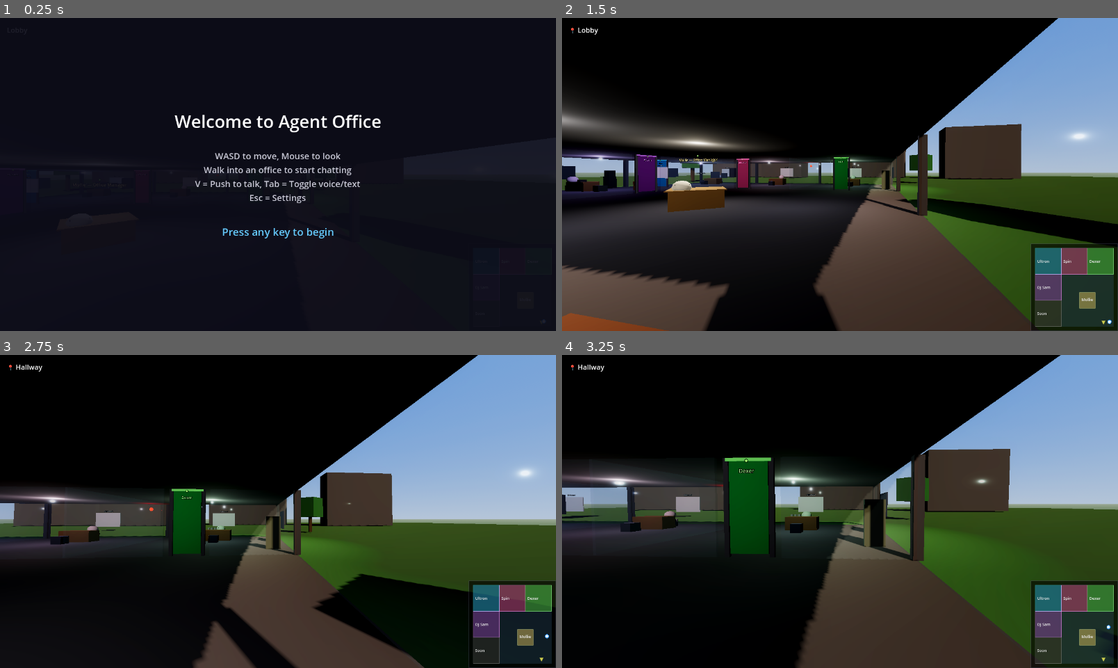
Above: before the commit, frames 1-4 (two rows, left to right).
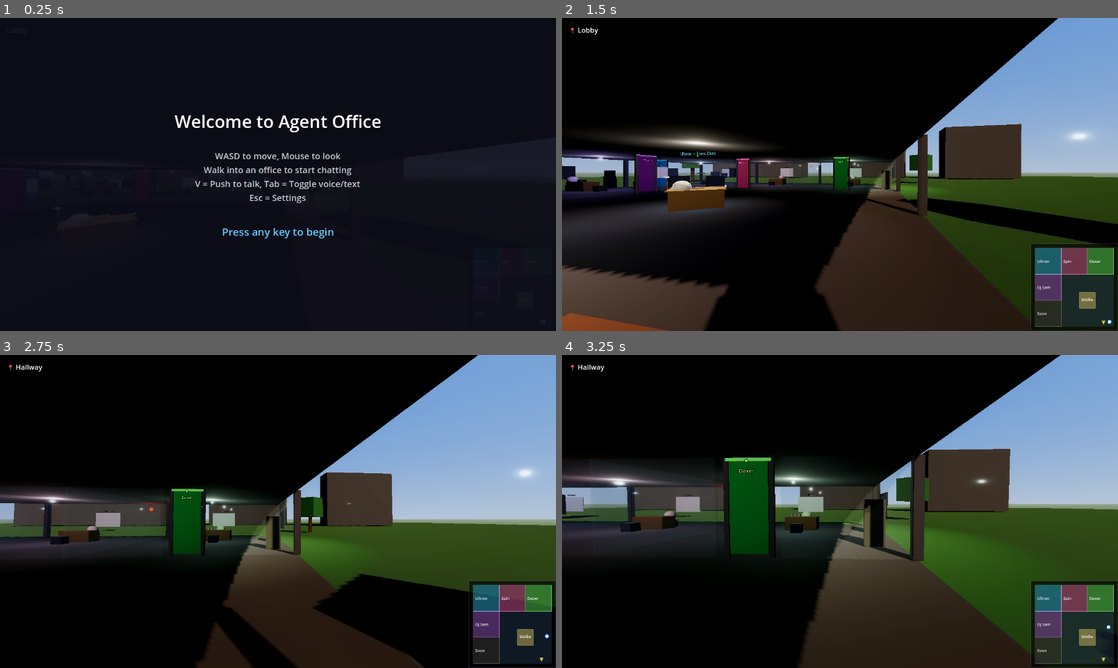
Above: after the commit, the same moments.

Repository: ultron02012026-agent/agent-office
Game: Godot game, scene res://scenes/main.tscn
The game is run twice, just before and just after one commit, with the same random seed, the same clock (stepped at 60 frames per second) and the same inputs.
Inputs (mouse positions are in pixels of both pictures, inside the frame that each line leads up to):
- Up to frame 1 (0.25 s): no input
- Up to frame 2 (1.5 s): tap Enter at 0.5 s; move the mouse to (962, 158) at 0.52 s; hold D (move_right) 0.53-1.28 s; click (962, 158) at 0.67 s; move the mouse to (812, 174) at 1.27 s; hold W (move_forward) from 1.28 s (still down)
- Up to frame 3 (2.75 s): keep holding W (move_forward); move the mouse to (289, 505) at 2.02 s
- Up to frame 4 (3.25 s): keep holding W (move_forward); move the mouse to (834, 517) at 2.77 s

The runs differ from the first frame. In frame 2, 11% of the frame differs, in the area x 0-86%, y 24-97%; in frame 3, 5.9%; in frame 4, less than 0.1%.

Commit message:
Mollie → Ultron front desk: dual monitors, keyboard, mug, desk lamp, blue accent light, updated label and system prompt

Diff:
--- a/scenes/main.tscn
+++ b/scenes/main.tscn
@@ -1138,10 +1138,67 @@
 material = SubResource("mollie_desk_mat")
 
 [node name="Mollie_Label" type="Label3D" parent="."]
-transform = Transform3D(1, 0, 0, 0, 1, 0, 0, 0, 1, 5, 2.2, 5)
-text = "Mollie — Office Manager"
-font_size = 36
-modulate = Color(1, 0.85, 0.4, 1)
+transform = Transform3D(1, 0, 0, 0, 1, 0, 0, 0, 1, 5, 2.5, 5)
+text = "Ultron — Front Desk"
+font_size = 40
+modulate = Color(0.2, 0.8, 1, 1)
+
+; Monitor 1 (left)
+[node name="Mollie_Monitor1" type="CSGBox3D" parent="."]
+transform = Transform3D(0.707, 0, 0.707, 0, 1, 0, -0.707, 0, 0.707, 4.5, 1.2, 5.5)
+size = Vector3(0.8, 0.5, 0.04)
+material = SubResource("screen_mat")
+
+; Monitor 1 screen glow
+[node name="Mollie_Screen1" type="CSGBox3D" parent="."]
+transform = Transform3D(0.707, 0, 0.707, 0, 1, 0, -0.707, 0, 0.707, 4.48, 1.2, 5.52)
+size = Vector3(0.7, 0.4, 0.01)
+material = SubResource("whiteboard_mat")
+
+; Monitor 2 (right)
+[node name="Mollie_Monitor2" type="CSGBox3D" parent="."]
+transform = Transform3D(0.707, 0, 0.707, 0, 1, 0, -0.707, 0, 0.707, 5.5, 1.2, 4.5)
+size = Vector3(0.8, 0.5, 0.04)
+material = SubResource("screen_mat")
+
+; Monitor 2 screen glow
+[node name="Mollie_Screen2" type="CSGBox3D" parent="."]
+transform = Transform3D(0.707, 0, 0.707, 0, 1, 0, -0.707, 0, 0.707, 5.52, 1.2, 4.48)
+size = Vector3(0.7, 0.4, 0.01)
+material = SubResource("whiteboard_mat")
+
+; Keyboard
+[node name="Mollie_Keyboard" type="CSGBox3D" parent="."]
+transform = Transform3D(0.707, 0, 0.707, 0, 1, 0, -0.707, 0, 0.707, 5, 0.86, 5)
+size = Vector3(0.5, 0.02, 0.2)
+material = SubResource("desk_mat")
+
+; Coffee mug
+[node name="Mollie_Mug" type="CSGCylinder3D" parent="."]
+transform = Transform3D(1, 0, 0, 0, 1, 0, 0, 0, 1, 5.8, 0.92, 4.2)
+radius = 0.05
+height = 0.12
+material = SubResource("whiteboard_mat")
+
+; Desk lamp (pole + shade)
+[node name="Mollie_LampPole" type="CSGCylinder3D" parent="."]
+transform = Transform3D(1, 0, 0, 0, 1, 0, 0, 0, 1, 4.2, 1.1, 5.8)
+radius = 0.02
+height = 0.5
+material = SubResource("desk_mat")
+
+[node name="Mollie_LampShade" type="CSGCylinder3D" parent="."]
+transform = Transform3D(1, 0, 0, 0, 1, 0, 0, 0, 1, 4.2, 1.4, 5.8)
+radius = 0.1
+height = 0.08
+material = SubResource("whiteboard_mat")
+
+; Desk accent light (blue glow under desk edge)
+[node name="Mollie_AccentLight" type="OmniLight3D" parent="."]
+transform = Transform3D(1, 0, 0, 0, 1, 0, 0, 0, 1, 5, 0.5, 5)
+light_color = Color(0.2, 0.7, 1, 1)
+light_energy = 0.5
+omni_range = 3
 
 [node name="Mollie_Light" type="OmniLight3D" parent="."]
 transform = Transform3D(1, 0, 0, 0, 1, 0, 0, 0, 1, 5, 2.8, 5)
--- a/scripts/settings_manager.gd
+++ b/scripts/settings_manager.gd
@@ -32,7 +32,7 @@
 	"Spinfluencer": {"agent_name": "Spinfluencer", "system_prompt": "You are Spinfluencer, an AI agent."},
 	"Dexer": {"agent_name": "Dexer", "system_prompt": "You are Dexer, an AI agent."},
 	"DJ Sam": {"agent_name": "DJ Sam", "system_prompt": "You are DJ Sam, an AI agent and music specialist."},
-	"Mollie": {"agent_name": "Mollie", "system_prompt": "You are Mollie, the office manager and secretary for Agent Office. You help the user navigate the office, manage settings, add new agents, and control the environment. You're friendly, organized, and the first face people see."},
+	"Mollie": {"agent_name": "Ultron", "system_prompt": "You are Ultron, Ethan's AI assistant. You're sitting at the front desk of Agent Office. You're sharp, helpful, and have opinions. Keep responses concise. You know about all the other agents in the building (Spinfluencer, Dexer, DJ Sam) and can help Ethan navigate or answer questions about anything."},
 }
 
 func _ready():
